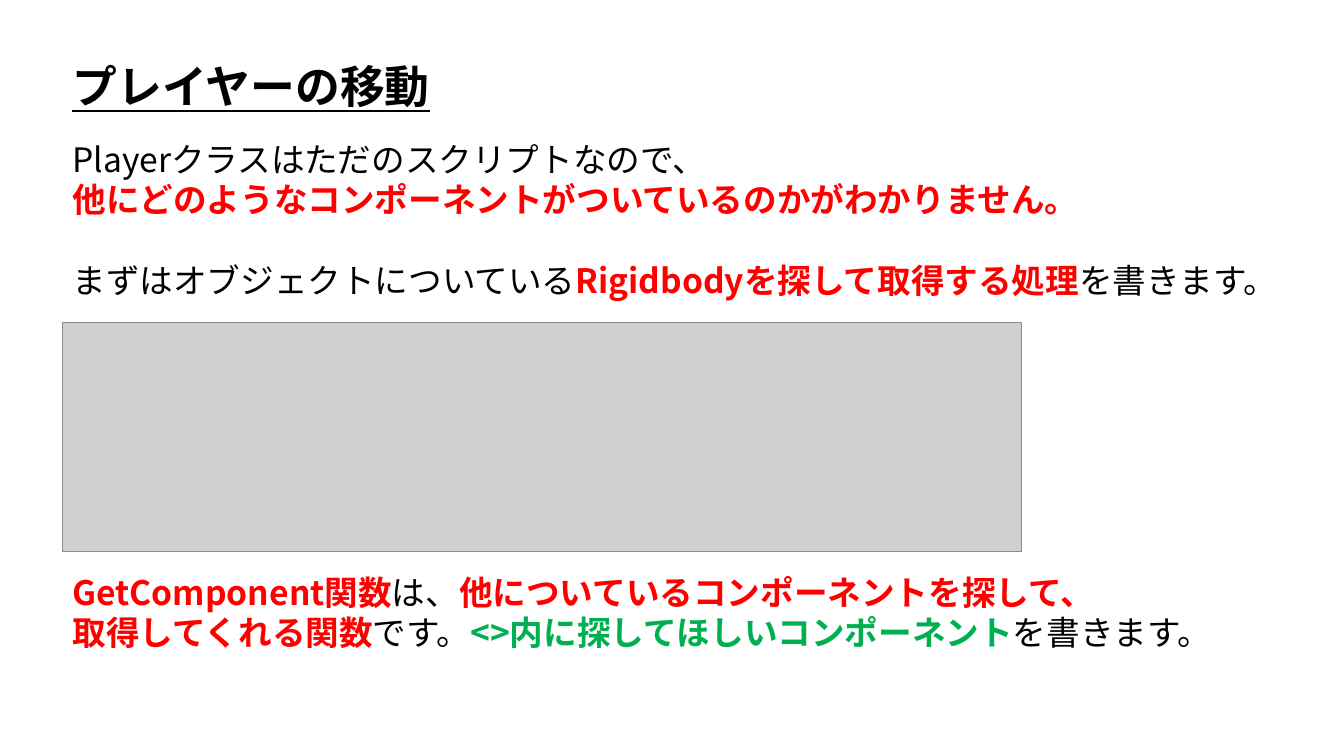
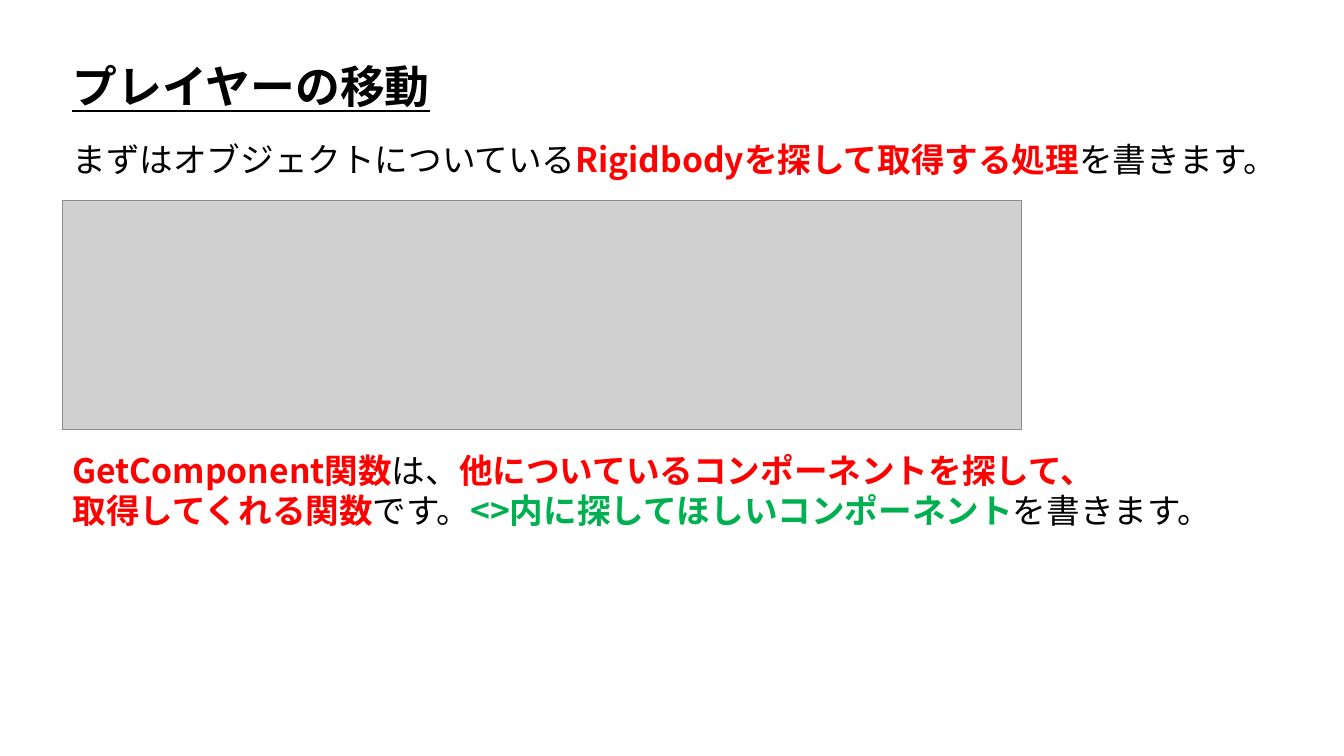
Before and after one commit to ArakiYusuke-Ohara/Textbook, a slide deck: slide 8 of ゲーム科1年/00_前期/ゲームエンジンⅠ/06_プレイヤーの移動.pptx. Drawn at 1344x756 pixels with LibreOffice and Linux fonts; fonts in the diff are those of the drawing; grey boxes stand for pictures. Boxes give left, top, right and bottom in pixels: in the first picture for what was removed or moved away, otherwise in the second. Text is boxed around its words. In the diff, an @@ line names an element or a change of style, - is before the commit and + after.

Commit message:
Unityのスライドを微修正

```diff
--- a/ゲーム科1年/00_前期/ゲームエンジンⅠ/06_プレイヤーの移動.pptx
+++ b/ゲーム科1年/00_前期/ゲームエンジンⅠ/06_プレイヤーの移動.pptx
@@ text at [73,144,1079,215]: paragraphs removed @@
-Playerクラスはただのスクリプトなので、
-他にどのようなコンポーネントがついているのかがわかりません。
@@ picture: place and size @@
-picture at [63,323,1022,552]
+picture at [63,201,1022,430]
@@ text "GetComponent関数は、他についているコンポーネントを探して、": place and size @@
-text "GetComponent関数は、他についているコンポーネントを探して、" at [72,576,1211,648]
+text "GetComponent関数は、他についているコンポーネントを探して、" at [72,454,1211,526]
```
Also in this commit, not shown: 4 other slides changed, 8 other files.
